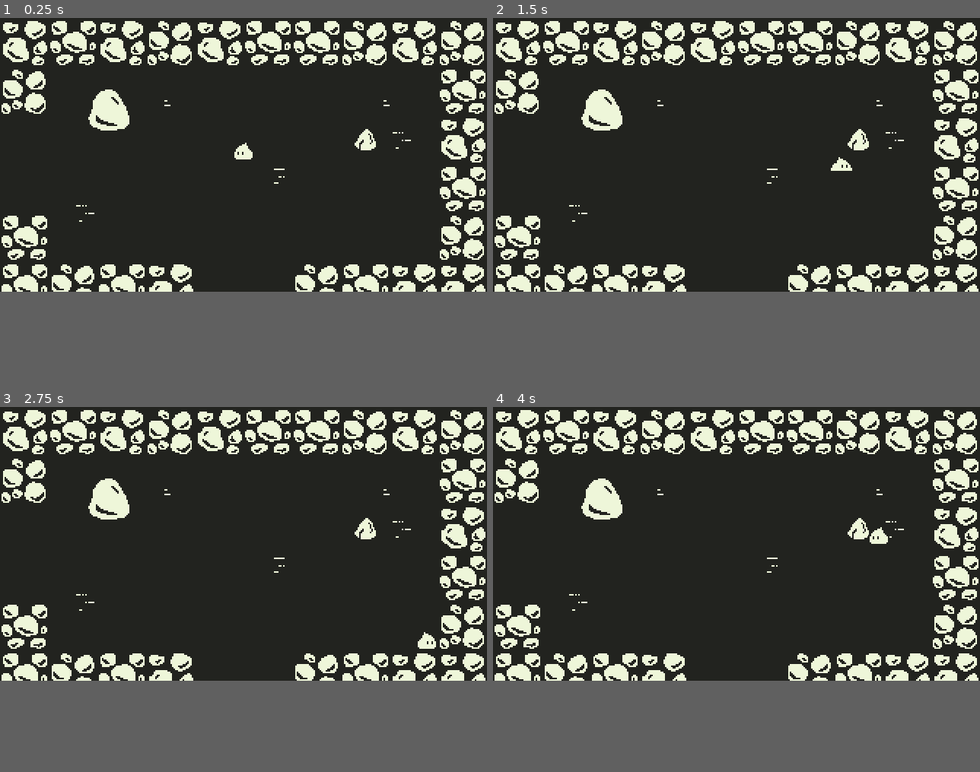
Above: before the commit, frames 1-4 (two rows, left to right).
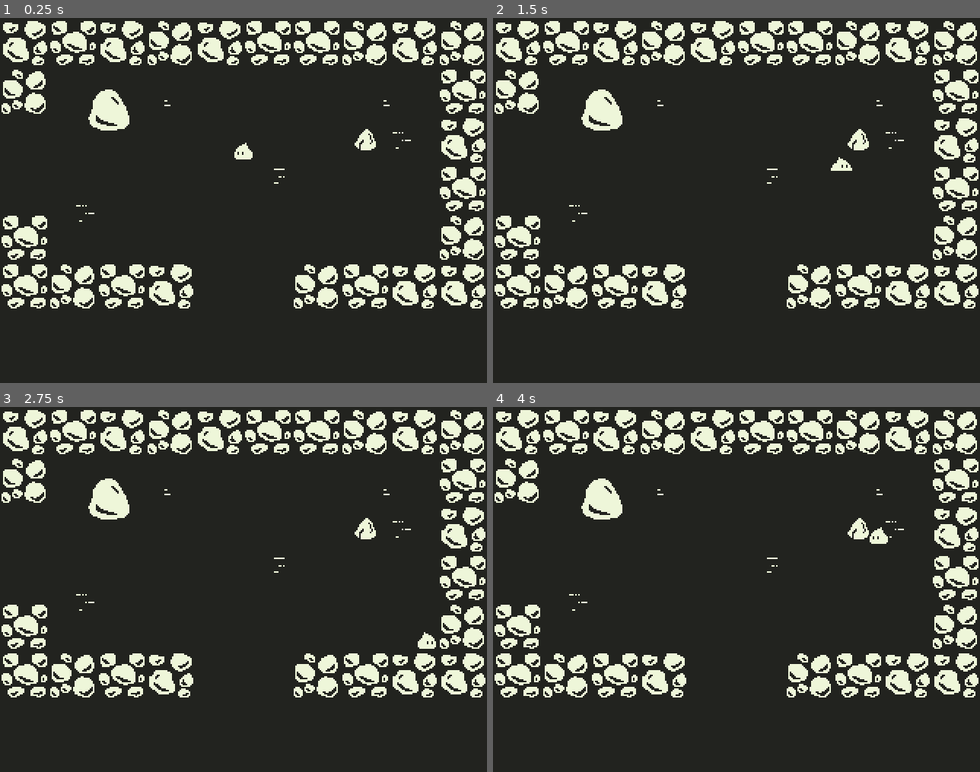
Above: after the commit, the same moments.

Repository: dweckerly/1bit
Game: Godot game, scene res://scenes/world/area-0.tscn
The game is run twice, just before and just after one commit, with the same random seed, the same clock (stepped at 60 frames per second) and the same inputs.
Inputs:
- Up to frame 1 (0.25 s): no input
- Up to frame 2 (1.5 s): tap Enter (ui_accept) at 0.5, 0.77 s; hold Right (ui_right) 0.53-1.28 s; hold Down (ui_down) from 1.28 s (still down)
- Up to frame 3 (2.75 s): tap Enter (ui_accept) at 1.52 s; release Down (ui_down) at 2.03 s; hold Right (ui_right) from 2.03 s (still down)
- Up to frame 4 (4 s): release Right (ui_right) at 2.78 s; hold Up (ui_up) 2.78-3.53 s; tap Enter (ui_accept) at 3.02, 3.77 s; hold Left (ui_left) from 3.53 s (still down)
In our replay, the window is 640x360 before the commit and 640x480 after it. These sizes can differ from the game's own. Grey fills any space a smaller window leaves; there, only what the larger window draws over its background counts as a difference.

The runs differ from the first frame. In frame 1, 1.6% of the frame differs, in the area x 0-100%, y 75-80%; in frame 2, 1.6%; in frame 3, 1.6%; in frame 4, 1.6%.

Commit message:
320x240 ratio and stubbing for HUD

Diff:
--- a/project.godot
+++ b/project.godot
@@ -23,9 +23,9 @@
 [display]
 
 window/size/width=320
-window/size/height=180
+window/size/height=240
 window/size/test_width=1080
-window/size/test_height=720
+window/size/test_height=810
 window/stretch/mode="2d"
 window/stretch/aspect="keep"
 
--- /dev/null
+++ b/scenes/ui/HUD.tscn
@@ -0,0 +1,16 @@
+[gd_scene load_steps=2 format=2]
+
+[ext_resource path="res://scenes/ui/Heart.tscn" type="PackedScene" id=1]
+
+[node name="HUD" type="MarginContainer"]
+
+[node name="HBoxContainer" type="HBoxContainer" parent="."]
+margin_right = 4.0
+
+[node name="Hearts" type="HBoxContainer" parent="HBoxContainer"]
+
+[node name="Heart" parent="HBoxContainer/Hearts" instance=ExtResource( 1 )]
+
+[node name="HBoxContainer" type="HBoxContainer" parent="HBoxContainer"]
+margin_left = 4.0
+margin_right = 4.0
--- /dev/null
+++ b/scenes/ui/Heart.tscn
@@ -0,0 +1,11 @@
+[gd_scene load_steps=3 format=2]
+
+[ext_resource path="res://scripts/Heart.gd" type="Script" id=1]
+[ext_resource path="res://art/ui/hearts.png" type="Texture" id=2]
+
+[node name="Heart" type="Node2D"]
+script = ExtResource( 1 )
+
+[node name="Sprite" type="Sprite" parent="."]
+texture = ExtResource( 2 )
+hframes = 5
--- /dev/null
+++ b/scripts/Heart.gd
@@ -0,0 +1,6 @@
+extends Node2D
+
+onready var sprite = $Sprite
+
+func set_frame(frame):
+	sprite.frame = frame
Binary file changed: art/characters/goblin.png
Binary file added: art/ui/hearts.png
Not shown, added: art/ui/hearts.png.import
